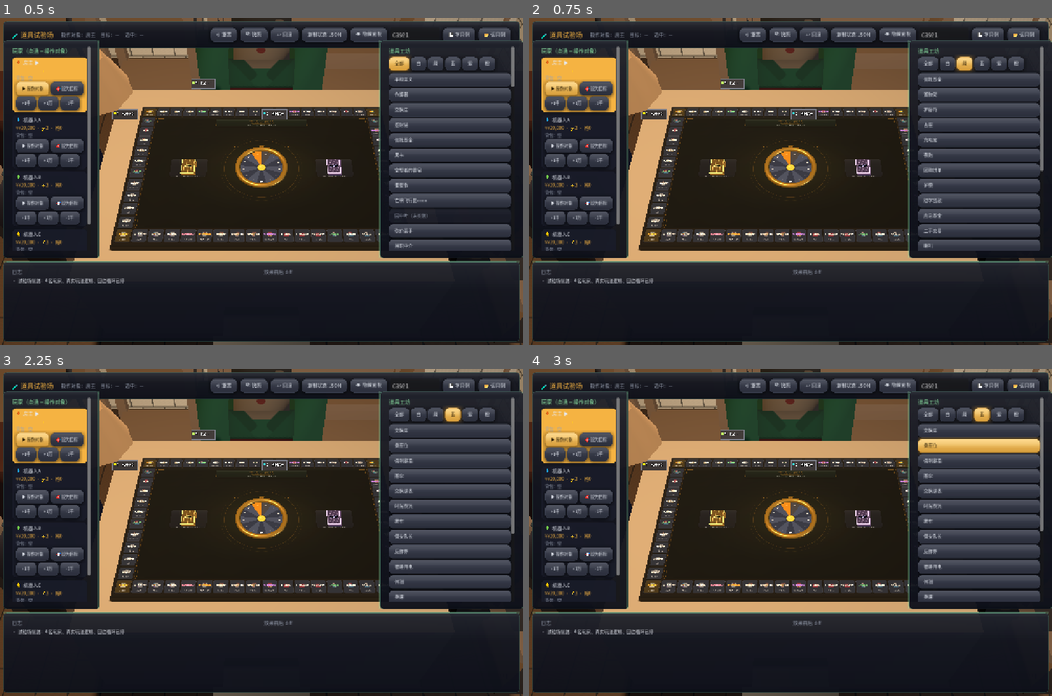
Above: before the commit, frames 1-4 (two rows, left to right).
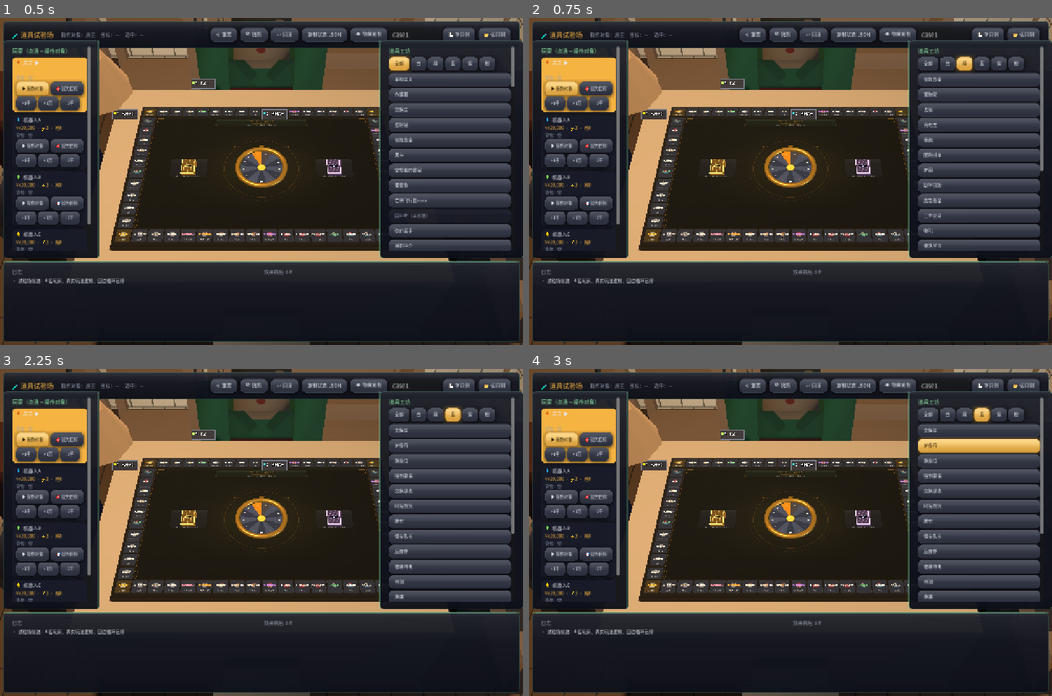
Above: after the commit, the same moments.

Repository: Lousync/dorm-monopoly
Game: Godot game, scene res://scenes/item_lab.tscn
The game is run twice, just before and just after one commit, with the same random seed, the same clock (stepped at 60 frames per second) and the same inputs. This scene is started directly instead of the project's main scene.
Inputs (mouse positions are in pixels of both pictures, inside the frame that each line leads up to):
- Up to frame 1 (0.5 s): no input
- Up to frame 2 (0.75 s): click "绿" at 0.5 s
- Up to frame 3 (2.25 s): click (439, 676) at 1.27 s; type "12" at 1.35 s; click "蓝" at 2 s
- Up to frame 4 (3 s): click (978, 447) at 2.75 s, where only the run after the commit has a clickable "护身符"

Frame 1 is identical in both runs. In frame 2, 0.2% of the frame differs, in the area x 75-79%, y 27-71%; in frame 3, less than 0.1%; in frame 4, less than 0.1%.

Commit message:
道具数值调整：拼车冷却3→5、组队学习3→4、护身符绿→蓝/雨伞蓝→绿（第一批）

Diff:
--- a/scripts/item_data.gd
+++ b/scripts/item_data.gd
@@ -79,7 +79,7 @@
 	# ---- 绿·稀有 ----
 	"置物架": {"quality": "绿", "cost": -1, "type": "passive", "unique": true, "cooldown": 0,
 		"desc": "你的道具背包增加 2 格。", "implemented": true, "icon": "item_shelf"},
-	"护身符": {"quality": "绿", "cost": -1, "type": "passive", "unique": true, "cooldown": 0,
+	"护身符": {"quality": "蓝", "cost": -1, "type": "passive", "unique": true, "cooldown": 0,
 		"desc": "每局游戏你第一次被送进宿委会时免疫。", "implemented": true, "icon": "item_amulet"},
 	"占座": {"quality": "绿", "cost": 1, "type": "active", "unique": false, "cooldown": 4,
 		"desc": "立刻移动到离你最近的一块自有地皮。", "implemented": true, "icon": "item_seat"},
@@ -99,7 +99,7 @@
 		"desc": "弃掉本道具，获得 ¥2000。", "implemented": true, "icon": "item_recycle"},
 	"喇叭": {"quality": "绿", "cost": 2, "type": "active", "unique": false, "cooldown": 2,
 		"desc": "指定一名玩家下个道具消耗能量 +1。", "implemented": true, "target": "player", "icon": "item_horn"},
-	"组队学习": {"quality": "绿", "cost": 2, "type": "active", "unique": false, "cooldown": 3,
+	"组队学习": {"quality": "绿", "cost": 2, "type": "active", "unique": false, "cooldown": 4,
 		"desc": "你和一名玩家各前进 2 格。", "implemented": true, "target": "player", "icon": "item_team"},
 	"二手群接龙": {"quality": "绿", "cost": 2, "type": "consumable", "unique": false, "cooldown": 3,
 		"desc": "随机获得一件稀有道具，其消耗 -1，用后丢弃。", "implemented": true, "icon": "item_groupchat"},
@@ -111,7 +111,7 @@
 		"desc": "与一名指定玩家交换棋子位置。", "implemented": true, "target": "player", "icon": "item_seatswap"},
 	"强制募捐": {"quality": "蓝", "cost": 4, "type": "active", "unique": false, "cooldown": 5,
 		"desc": "其他所有玩家各给你 ¥500。", "implemented": true, "icon": "item_donate"},
-	"雨伞": {"quality": "蓝", "cost": -1, "type": "passive", "unique": true, "cooldown": 0,
+	"雨伞": {"quality": "绿", "cost": -1, "type": "passive", "unique": true, "cooldown": 0,
 		"desc": "你不会被事件后退。", "implemented": true, "icon": "item_umbrella"},
 	"交换课表": {"quality": "蓝", "cost": 3, "type": "active", "unique": false, "cooldown": 3,
 		"desc": "与一名指定玩家各随机交换一块地皮。", "implemented": true, "target": "player", "icon": "item_timetable"},
@@ -119,7 +119,7 @@
 		"desc": "下一次转盘可以重掷一次，取更高点数。", "implemented": true, "icon": "item_rewind"},
 	"抄家队": {"quality": "紫", "cost": 2, "type": "consumable", "unique": false, "cooldown": 0,
 		"desc": "指定一名玩家的一块地皮降 1 级。", "implemented": true, "target": "player", "then": "own_prop", "icon": "item_raiders"},
-	"拼车": {"quality": "蓝", "cost": 3, "type": "active", "unique": false, "cooldown": 3,
+	"拼车": {"quality": "蓝", "cost": 3, "type": "active", "unique": false, "cooldown": 5,
 		"desc": "立刻移动到一名指定玩家所在的格子。", "implemented": true, "target": "player", "icon": "item_carpool"},
 	"保安队长": {"quality": "蓝", "cost": 3, "type": "active", "unique": false, "cooldown": 3,
 		"desc": "指定一名玩家随机一件道具冷却 +2。", "implemented": true, "target": "player", "icon": "item_chief"},
Not shown, changed: CHANGELOG.md
Not shown, changed: doc/development/plans/道具与畸变调整-第一批.md
Not shown, changed: doc/game-design/道具图鉴.md
